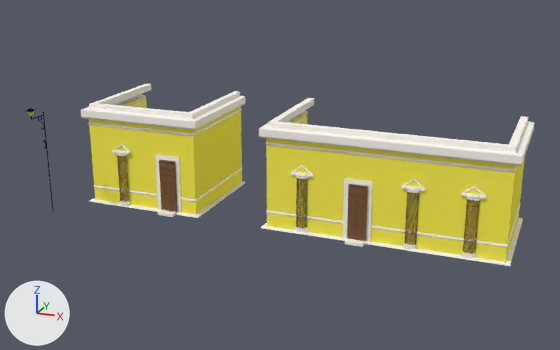
The Blender file TestFunko/Assets/Models/Prototyping/WorkingFolder/izamalHouse.blend: old version first, new version second.
The view is the same before and after, from a 50 mm camera at (7.81, -7.36, 5.46) aimed at (2.73, 5.39, 0.91). Every picture has the same lights, and +X, +Y and +Z are marked at lower left.

The first picture shows 'Corner90.000', 'Corner90.001', 'Corner90.002', 'Corner90.003', 'Door', 'Door.001', 'Wall2x2x0.000', 'Wall2x2x0.001', 'Wall2x2x0.002', 'Wall2x2x0.003', 'Wall2x2x0.004', 'Wall2x2x0.005', 'Wall2x2x0.25', 'Window.001', 'Window.002', 'Window.003', 'Window.004'.
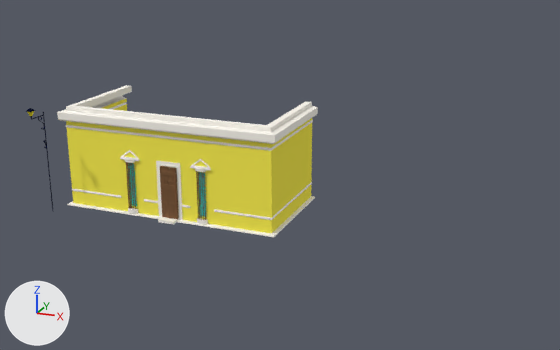
The newer file is also turned or shifted as a whole; pictures and numbers use the older file's frame.

Location of each change, (x1, y1, x2, y2) in pixels of the pictures (560 x 350 px):
'Wall2x2x0.005', deleted (yellow): before (379, 132, 509, 264)
'Wall2x2x0.004', deleted (yellow): before (272, 121, 386, 246)
'Wall2x2x0.25', deleted (yellow): before (91, 103, 189, 216)
'Wall1x2x0.001', added (yellow): after (209, 120, 266, 235)
'Wall2x2x0.000', reshaped: before (191, 91, 245, 214); after (72, 85, 132, 111)
'Wall2x2x0.001', reshaped: before (94, 84, 151, 108); after (268, 101, 318, 232)
'Wall1x2x0.25', added (yellow): after (68, 106, 122, 213)
'Wall1x2x0.000', added: after (136, 113, 191, 224)
'Window.000', added: after (184, 117, 215, 228)
'Window.006', added: after (113, 110, 145, 217)
'Corner90.001', reshaped (9% narrower, 12% taller): before (80, 103, 101, 203); after (261, 125, 280, 237)
'Door.001', deleted: before (343, 178, 373, 247)
'Door', mesh moved: before (155, 155, 182, 217); after (156, 160, 183, 224)
'Wall2x2x0.003', deleted: before (507, 116, 534, 261)
'Corner90.002', deleted: before (496, 145, 524, 266)
'Corner90.000', deleted (yellow): before (183, 112, 203, 218)
'Corner90.003', deleted: before (259, 121, 277, 230)
'Corner90', added: after (57, 105, 79, 206)
'Window.002', deleted: before (461, 186, 486, 258)
'Window.003', deleted: before (401, 179, 425, 249)
'Wall2x2x0.002', deleted: before (265, 98, 314, 125)
'Window.001', deleted: before (291, 165, 313, 233)
'Window.004', deleted: before (112, 144, 131, 206)
'WindowBars.001', added: after (196, 171, 206, 220)
'WindowBars', added: after (126, 162, 136, 210)
part 1 of me_cube_002, deleted: before (94, 84, 151, 108)
part 2 of me_cube_002, added (yellow): after (268, 101, 318, 232)
part 3 of me_cube_015, added: after (261, 125, 280, 237)
part 4 of me_cube_015, deleted: before (80, 103, 101, 203)
part 5 of me_cube_001, deleted (yellow): before (191, 91, 245, 214)
part 6 of me_cube_001, added: after (72, 85, 132, 111)

Diff of the bpy script that builds the scene:
```diff
--- a/TestFunko/Assets/Models/Prototyping/WorkingFolder/izamalHouse.blend.py
+++ b/TestFunko/Assets/Models/Prototyping/WorkingFolder/izamalHouse.blend.py
@@ me_cube_002 @@
 # used by ob_wall2x2x0_001; parent = ob_house; location = (-1.0, 2.125, 0.0); rotation_euler = (0.0, 0.0, 4.712), in degrees (0, 0, 270)
-me_cube_002.from_pydata(...)  # 116 vertices, 57 faces; spans x 0.0..2.0, y -0.25..0.0, z 0.0..2.0
+me_cube_002.from_pydata(...)  # 114 vertices, 56 faces; spans x 0.33..2.33, y 3.71..3.96, z 0.0..2.0
+# me_cube_002 part 1: 116 vertices removed from x 0.0..2.0, y -0.25..0.0, z 0.0..2.0
+# me_cube_002 part 2: 114 vertices added at x 0.33..2.33, y 3.71..3.96, z 0.0..2.0
 me_cube_002.materials.append(mat_yellowwall)
@@ me_cube_001 @@
 # used by ob_wall2x2x0_000; parent = ob_house; location = (1.0, 0.125, 0.0); rotation_euler = (0.0, 0.0, 1.571), in degrees (0, 0, 90)
-me_cube_001.from_pydata(...)  # 116 vertices, 57 faces; spans x 0.0..2.0, y -0.25..0.0, z 0.0..2.0
+me_cube_001.from_pydata(...)  # 114 vertices, 56 faces; spans x -0.33..1.67, y 2.29..2.54, z 0.0..2.0
+# me_cube_001 part 5: 116 vertices removed from x 0.0..2.0, y -0.25..0.0, z 0.0..2.0
+# me_cube_001 part 6: 114 vertices added at x -0.33..1.67, y 2.29..2.54, z 0.0..2.0
 me_cube_001.materials.append(mat_yellowwall)
@@ me_cube_010 @@
 me_cube_010.from_pydata(...)  # 424 vertices, 402 faces; spans x 0.0..0.507, y -0.22..0.0, z 0.0..1.145
 # used by ob_door; parent = ob_house; location = (0.323, -0.0158, 0.0)
+# me_cube_010 part 7: the whole mesh is moved by (0.205, -0.326, 0.0)
 me_cube_010.materials.append(mat_whiteprofile)
@@ me_cube_015 @@
 # used by ob_corner90_001; parent = ob_house; location = (-1.0, 0.125, 0.0)
-me_cube_015.from_pydata(...)  # 154 vertices, 102 faces; spans x -0.25..0.0, y -0.25..0.0, z 0.0..2.0
+me_cube_015.from_pydata(...)  # 160 vertices, 106 faces; spans x 3.71..3.96, y -0.58..-0.33, z 0.0..2.0
+# me_cube_015 part 3: 160 vertices added at x 3.71..3.96, y -0.58..-0.33, z 0.0..2.0
+# me_cube_015 part 4: 154 vertices removed from x -0.25..0.0, y -0.25..0.0, z 0.0..2.0
 me_cube_015.materials.append(mat_yellowwall)
@@ ob_window_003 @@
-ob_window_003 = bpy.data.objects.new('Window.003', me_cube_019)
@@ ob_window_002 @@
-ob_window_002 = bpy.data.objects.new('Window.002', me_cube_018)
@@ ob_wall2x2x0_005 @@
-ob_wall2x2x0_005 = bpy.data.objects.new('Wall2x2x0.005', me_cube_017)
@@ ob_corner90_002 @@
-ob_corner90_002 = bpy.data.objects.new('Corner90.002', me_cube_007)
@@ ob_corner90_003 @@
-ob_corner90_003 = bpy.data.objects.new('Corner90.003', me_cube_016)
@@ ob_door_001 @@
-ob_door_001 = bpy.data.objects.new('Door.001', me_cube_013)
@@ ob_wall2x2x0_003 @@
-ob_wall2x2x0_003 = bpy.data.objects.new('Wall2x2x0.003', me_cube_009)
@@ ob_wall2x2x0_002 @@
-ob_wall2x2x0_002 = bpy.data.objects.new('Wall2x2x0.002', me_cube_008)
@@ ob_wall2x2x0_004 @@
-ob_wall2x2x0_004 = bpy.data.objects.new('Wall2x2x0.004', me_cube_011)
@@ ob_window_001 @@
-ob_window_001 = bpy.data.objects.new('Window.001', me_cube_012)
@@ ob_window_004 @@
-ob_window_004 = bpy.data.objects.new('Window.004', me_cube_020)
@@ ob_corner90_000 @@
-ob_corner90_000 = bpy.data.objects.new('Corner90.000', me_cube_005)
@@ ob_wall2x2x0_25 @@
-ob_wall2x2x0_25 = bpy.data.objects.new('Wall2x2x0.25', me_cube_003)
@@ ob_wall1x2x0_25 @@
+ob_wall1x2x0_25 = bpy.data.objects.new('Wall1x2x0.25', me_cube_025)  # 114 vertices, 56 faces; spans x 0.0..1.0, y -0.25..0.0, z 0.0..2.0; in mat_yellowwall (yellow #fff353), mat_whiteprofile (white #fffbf2)
+ob_wall1x2x0_25.location = (-1.29, 4.82, 0.0)
@@ ob_windowbars @@
+ob_windowbars = bpy.data.objects.new('WindowBars', me_cube_023)  # 52 vertices, 33 faces; spans x 0.174..0.334, y -0.207..-0.167, z 0.108..1.059; in mat_doorbrown (brown #7d5b40)
+ob_windowbars.location = (-0.29, 4.82, 0.0)
@@ ob_window_006 @@
+ob_window_006 = bpy.data.objects.new('Window.006', me_cube_026)  # 597 vertices, 479 faces; spans x 0.0..2.01, y -0.25..0.0, z 0.0..2.0; in mat_yellowwall (yellow #fff353), mat_whiteprofile (white #fffbf2), mat_bluewindow (cyan #00e6e7), mat_doorbrown (brown #7d5b40)
+ob_window_006.location = (-0.29, 4.82, 0.0)
@@ ob_corner90 @@
+ob_corner90 = bpy.data.objects.new('Corner90', me_cube_004)  # 160 vertices, 106 faces; spans x -0.25..0.0, y -0.25..0.0, z 0.0..2.0; in mat_yellowwall (yellow #fff353), mat_whiteprofile (white #fffbf2)
+ob_corner90.location = (-1.29, 4.82, 0.0)
@@ ob_wall1x2x0_000 @@
+ob_wall1x2x0_000 = bpy.data.objects.new('Wall1x2x0.000', me_cube_025.copy())
+ob_wall1x2x0_000.location = (0.21, 4.82, 0.0)
@@ ob_wall1x2x0_001 @@
+ob_wall1x2x0_001 = bpy.data.objects.new('Wall1x2x0.001', me_cube_025.copy())
+ob_wall1x2x0_001.location = (1.71, 4.82, 0.0)
@@ ob_windowbars_001 @@
+ob_windowbars_001 = bpy.data.objects.new('WindowBars.001', me_cube_023.copy())
+ob_windowbars_001.location = (1.21, 4.82, 0.0)
@@ ob_window_000 @@
+ob_window_000 = bpy.data.objects.new('Window.000', me_cube_026.copy())
+ob_window_000.location = (1.21, 4.82, 0.0)
```
